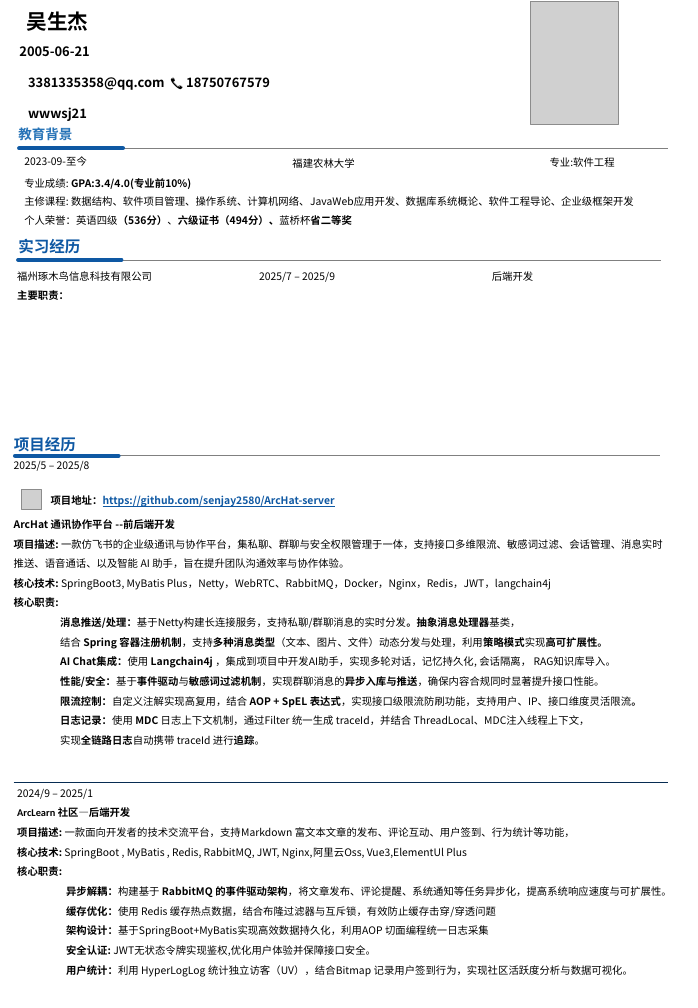
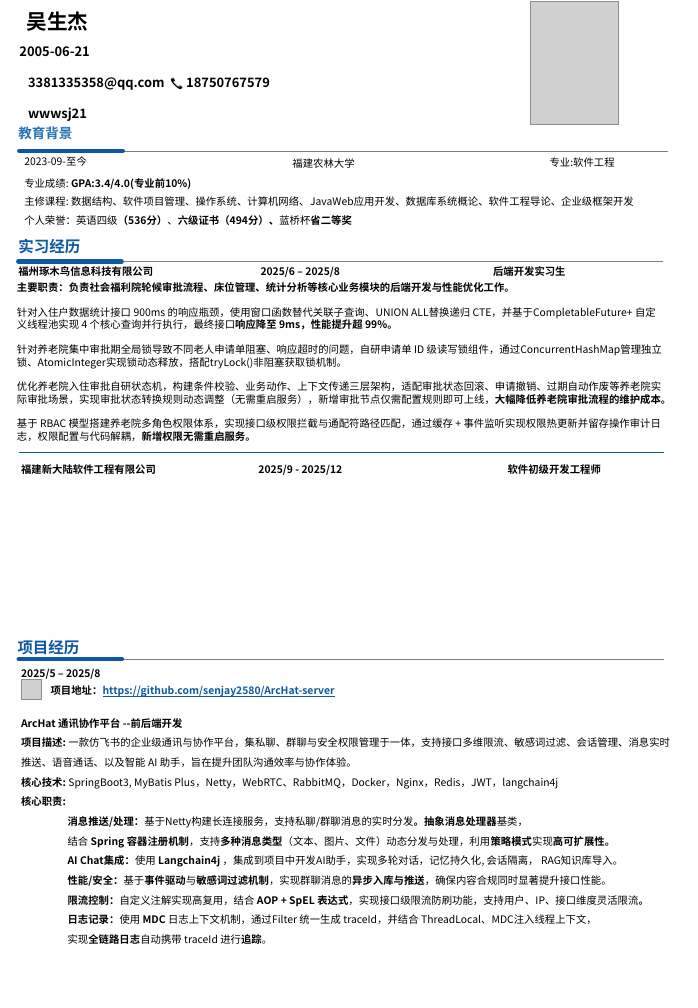
Before and after one commit to senjay2580/ArcNote, a slide deck: slide 1 of 知识荟萃/Resume/个人简历 -3.0.pptx. Drawn at 698x1008 pixels with LibreOffice and Linux fonts; fonts in the diff are those of the drawing; grey boxes stand for pictures; background and template pictures are left out. Boxes give left, top, right and bottom in pixels: in the first picture for what was removed or moved away, otherwise in the second. Text is boxed around its words. In the diff, an @@ line names an element or a change of style, - is before the commit and + after.

```diff
--- a/知识荟萃/Resume/个人简历 -3.0.pptx
+++ b/知识荟萃/Resume/个人简历 -3.0.pptx
@@ text at [18, 266, 566, 277]: text changed; bold on @@
-        福州琢木鸟信息科技有限公司 2025/7 – 2025/9 后端开发
+        福州琢木鸟信息科技有限公司 2025/6 – 2025/8 后端开发实习生
@@ text at [17, 282, 671, 441]: text changed; font Noto Sans CJK JP to Noto Sans CJK SC; bold off @@
-主要职责：
+主要职责：负责社会福利院轮候审批流程、床位管理、统计分析等核心业务模块的后端开发与性能优化工作。
+针对入住户数据统计接口 900ms 的响应瓶颈，使用窗口函数替代关联子查询、UNION ALL替换递归 CTE，并基于CompletableFuture+ 自定义线程池实现 4 个核心查询并行执行，最终接口响应降至 9ms，性能提升超 99%。
+针对养老院集中审批期全局锁导致不同老人申请单阻塞、响应超时的问题，自研申请单 ID 级读写锁组件，通过ConcurrentHashMap管理独立锁、AtomicInteger实现锁动态释放，搭配tryLock()非阻塞获取锁机制。
+优化养老院入住审批自研状态机，构建条件校验、业务动作、上下文传递三层架构，适配审批状态回滚、申请撤销、过期自动作废等养老院实
+际审批场景，实现审批状态转换规则动态调整（无需重启服务），新增审批节点仅需配置规则即可上线，大幅降低养老院审批流程的维护成本。
+基于 RBAC 模型搭建养老院多角色权限体系，实现接口级权限拦截与通配符路径匹配，通过缓存 + 事件监听实现权限热更新并留存操作审计日志，权限配置与代码解耦，新增权限无需重启服务。
@@ line added from (20, 453) to (664, 453), #0E58A3 1 pt @@
@@ text added at [21, 464, 601, 475], 8 pt, text #000000, bold @@
+福建新大陆软件工程有限公司 2025/9 - 2025/12 软件初级开发工程师
@@ text "2025/5 – 2025/8": place and size @@
-text "2025/5 – 2025/8" at [14, 461, 663, 745]
+text "2025/5 – 2025/8" at [21, 668, 670, 944]
@@ 2 lines, 1 text: place and size @@
-2 lines, 1 text at [14, 435, 660, 456]
+2 lines, 1 text at [18, 638, 664, 659]
@@ picture: place and size @@
-picture at [21, 490, 42, 510]
+picture at [21, 680, 42, 701]
@@ text at [21, 668, 183, 728]: bold on in "2025/5 – 2025/8"; line spacing 15.2pt to 2 @@
@@ text "项目地址：https://github.com/senjay2580/ArcHat-server": place and size @@
-text "项目地址：https://github.com/senjay2580/ArcHat-server" at [51, 495, 335, 507]
+text "项目地址：https://github.com/senjay2580/ArcHat-server" at [51, 685, 335, 697]
@@ line removed from (14, 783) to (668, 783) @@
@@ text removed at [17, 789, 671, 977] @@
-2024/9 – 2025/1
-ArcLearn 社区—后端开发
-项目描述: 一款面向开发者的技术交流平台，支持Markdown 富文本文章的发布、评论互动、用户签到、行为统计等功能，
-核心技术: SpringBoot , MyBatis , Redis, RabbitMQ, JWT, Nginx,阿里云Oss, Vue3,ElementUl Plus
-核心职责:
-  异步解耦：构建基于 RabbitMQ 的事件驱动架构，将文章发布、评论提醒、系统通知等任务异步化，提高系统响应速度与可扩展性。
-  缓存优化：使用 Redis 缓存热点数据，结合布隆过滤器与互斥锁，有效防止缓存击穿/穿透问题
-  架构设计：基于SpringBoot+MyBatis实现高效数据持久化，利用AOP 切面编程统一日志采集
-  安全认证: JWT无状态令牌实现鉴权,优化用户体验并保障接口安全。
-  用户统计：利用 HyperLogLog 统计独立访客（UV），结合Bitmap 记录用户签到行为，实现社区活跃度分析与数据可视化。
```
Also in this commit, not shown: 1 other slide changed, 4 other files.
